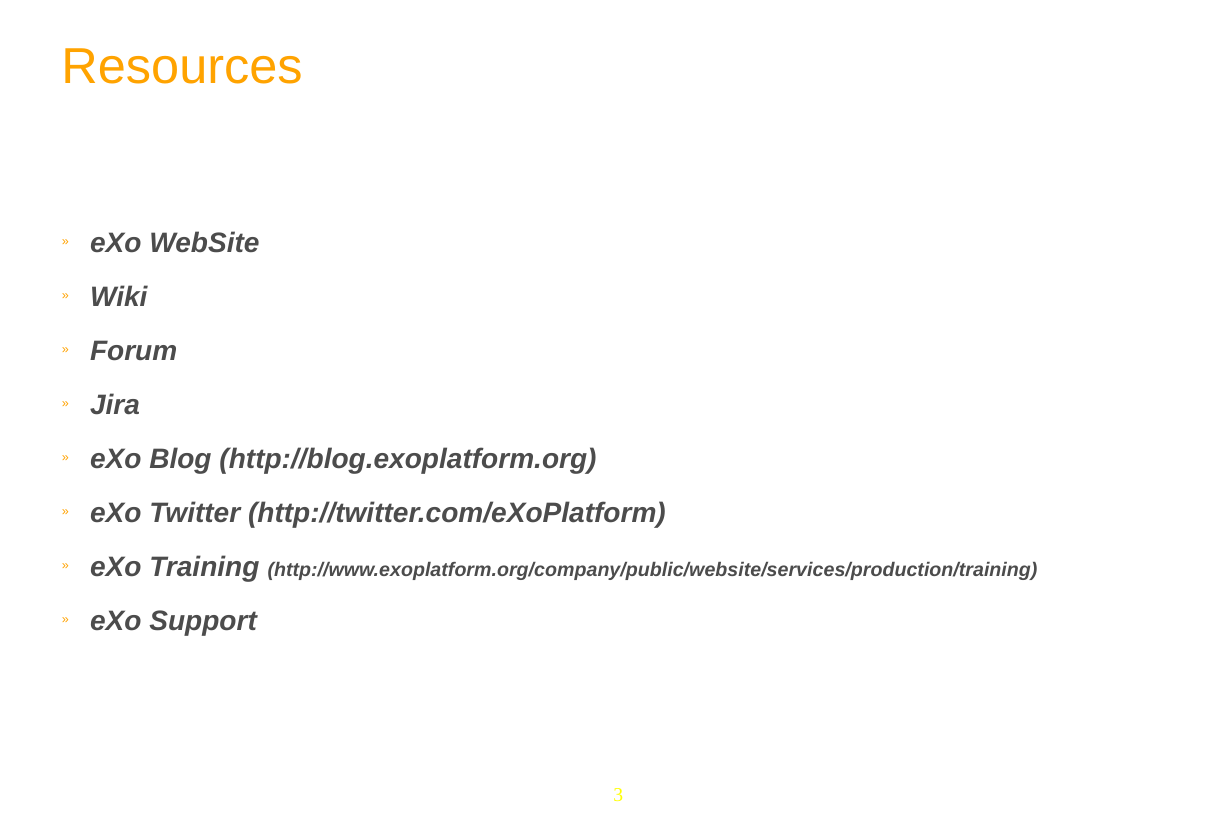
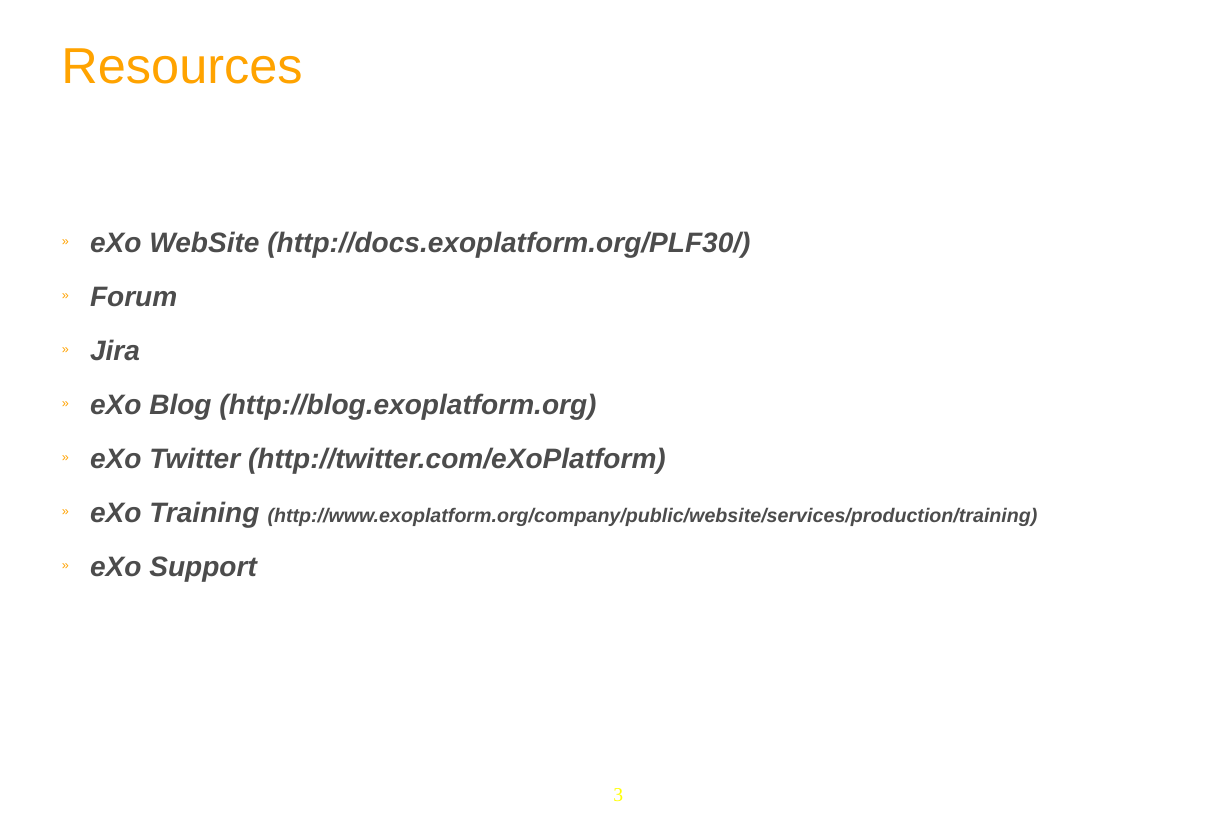
Before and after one commit to anhvurz90/training, a slide deck: slide 3 of slides/exo-fundamentals/en/190-Summary-XFund-en.ppt. Drawn at 1232x835 pixels with LibreOffice and Linux fonts; fonts in the diff are those of the drawing; background and template pictures are left out. Boxes give left, top, right and bottom in pixels: in the first picture for what was removed or moved away, otherwise in the second. Text is boxed around its words. In the diff, an @@ line names an element or a change of style, - is before the commit and + after.

```diff
--- a/slides/exo-fundamentals/en/190-Summary-XFund-en.ppt
+++ b/slides/exo-fundamentals/en/190-Summary-XFund-en.ppt
@@ text at [90,231,750,257]: text changed @@
-» eXo WebSite
-» Wiki
+» eXo WebSite (http://docs.exoplatform.org/PLF30/)
```
Also in this commit, not shown: 1 other slide changed, 6 other files.
